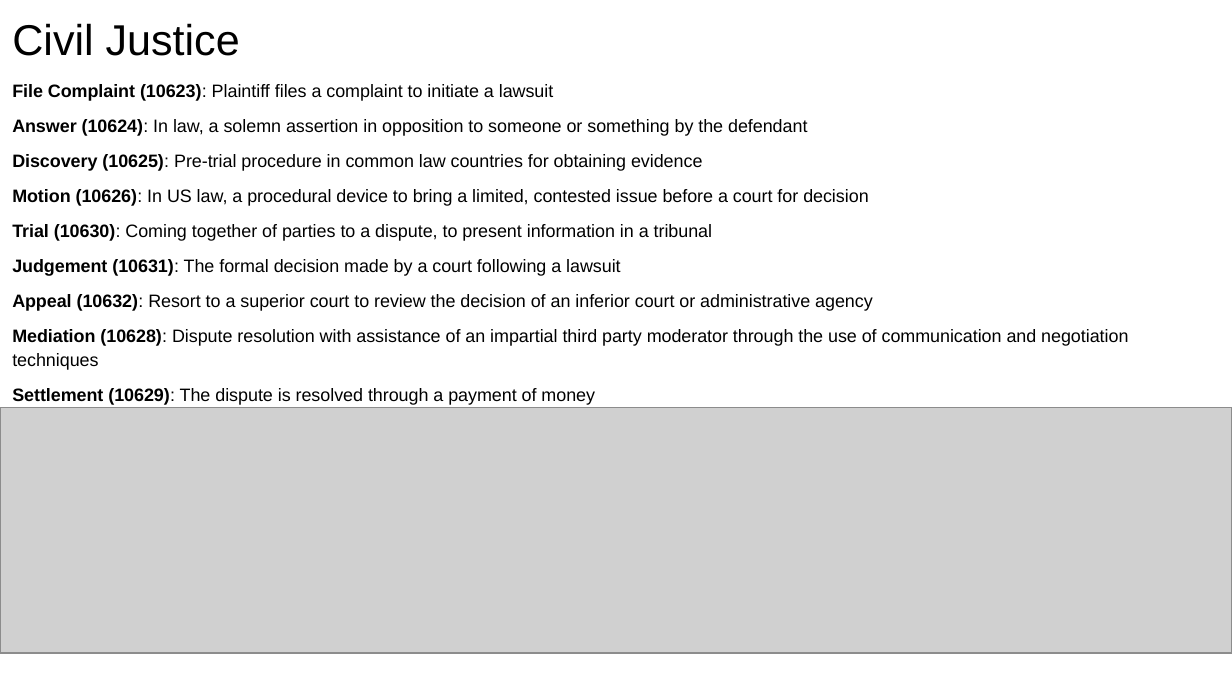
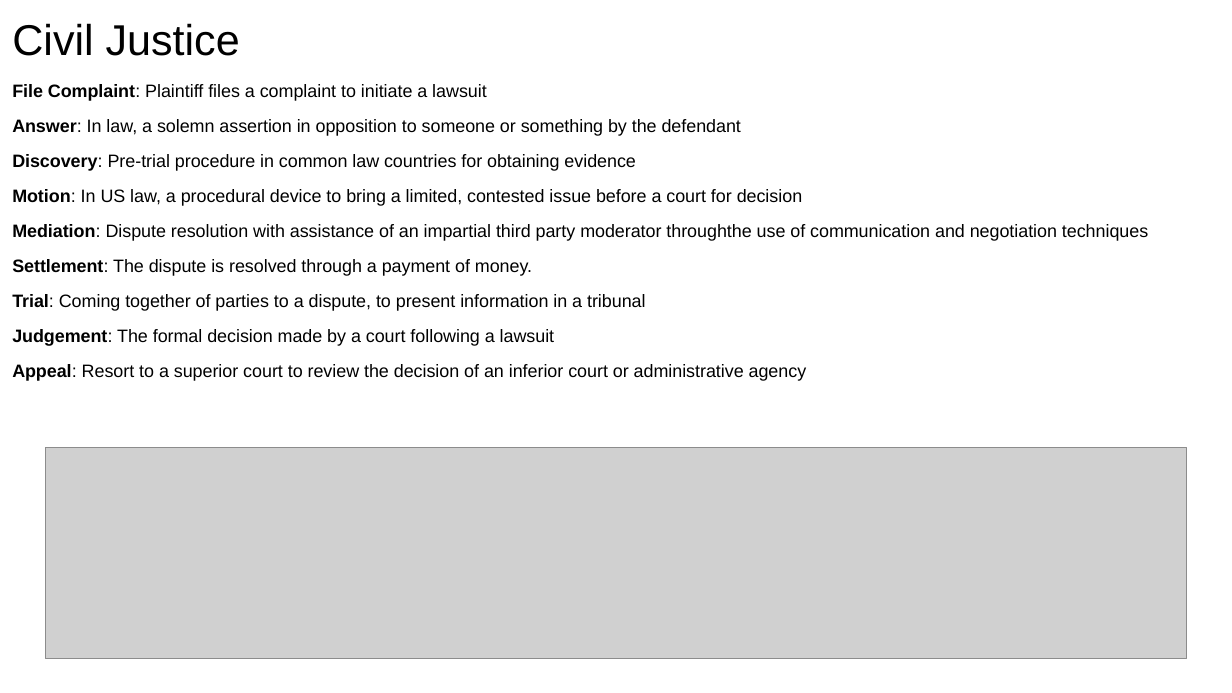
Before and after one commit to RESIN-KAIROS/schemalib, a slide deck: slide 7 of hrf/disaster_and_rescue.pptx. Drawn at 1232x693 pixels with LibreOffice and Linux fonts; fonts in the diff are those of the drawing; grey boxes stand for pictures. Boxes give left, top, right and bottom in pixels: in the first picture for what was removed or moved away, otherwise in the second. Text is boxed around its words. In the diff, an @@ line names an element or a change of style, - is before the commit and + after.

```diff
--- a/hrf/disaster_and_rescue.pptx
+++ b/hrf/disaster_and_rescue.pptx
@@ text at (x1=12, y1=84, x2=1148, y2=381): text changed @@
-File Complaint (10623): Plaintiff files a complaint to initiate a lawsuit
-Answer (10624): In law, a solemn assertion in opposition to someone or something by the defendant
-Discovery (10625): Pre-trial procedure in common law countries for obtaining evidence
-Motion (10626): In US law, a procedural device to bring a limited, contested issue before a court for decision
-Trial (10630): Coming together of parties to a dispute, to present information in a tribunal
-Judgement (10631): The formal decision made by a court following a lawsuit
-Appeal (10632): Resort to a superior court to review the decision of an inferior court or administrative agency
-Mediation (10628): Dispute resolution with assistance of an impartial third party moderator through the use of communication and negotiation techniques
-Settlement (10629): The dispute is resolved through a payment of money
+File Complaint: Plaintiff files a complaint to initiate a lawsuit
+Answer: In law, a solemn assertion in opposition to someone or something by the defendant
+Discovery: Pre-trial procedure in common law countries for obtaining evidence
+Motion: In US law, a procedural device to bring a limited, contested issue before a court for decision
+Mediation: Dispute resolution with assistance of an impartial third party moderator throughthe use of communication and negotiation techniques
+Settlement: The dispute is resolved through a payment of money.
+Trial: Coming together of parties to a dispute, to present information in a tribunal
+Judgement: The formal decision made by a court following a lawsuit
+Appeal: Resort to a superior court to review the decision of an inferior court or administrative agency
@@ picture resized from (x1=0, y1=408, x2=1232, y2=653) to (x1=46, y1=447, x2=1188, y2=659) @@
```
Also in this commit, not shown: 5 other slides changed.
